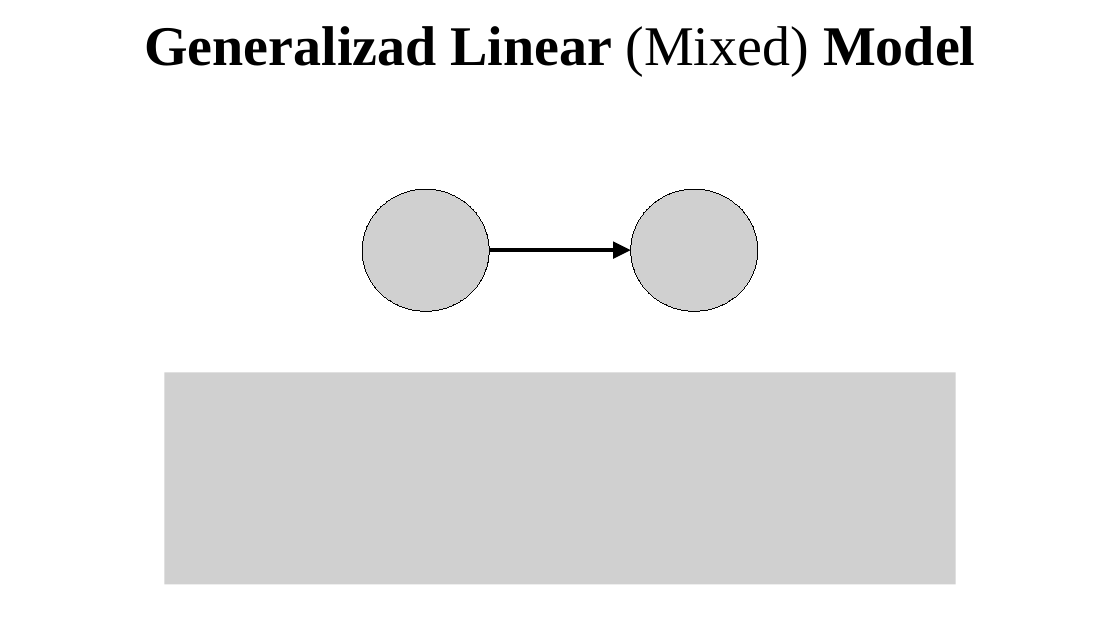
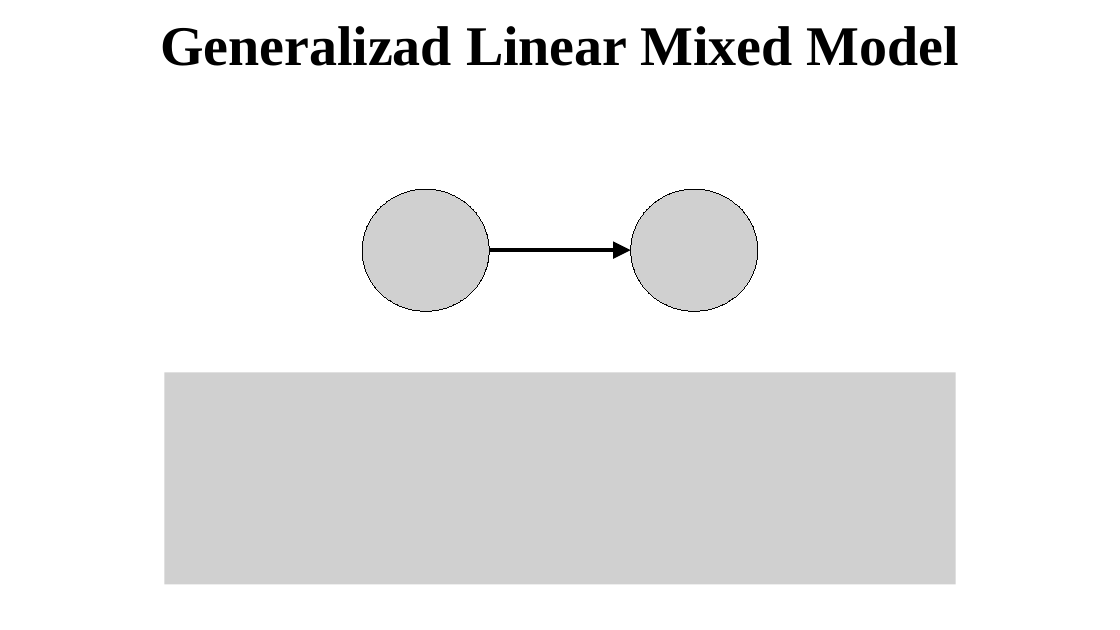
Before and after one commit to santiagocdo/metodologia-y-bioestadisitca, a slide deck: slide 33 of INPRFM/glm.pptx (slide 35 before the commit). Drawn at 1120x630 pixels with LibreOffice and Linux fonts; fonts in the diff are those of the drawing; grey boxes stand for pictures. Boxes give left, top, right and bottom in pixels: in the first picture for what was removed or moved away, otherwise in the second. Text is boxed around its words. In the diff, an @@ line names an element or a change of style, - is before the commit and + after.

```diff
--- a/INPRFM/glm.pptx
+++ b/INPRFM/glm.pptx
@@ text at bbox=[160, 26, 959, 66]: text changed @@
-Generalizad Linear (Mixed) Model
+Generalizad Linear Mixed Model
```
Also in this commit, not shown: 1 other slide changed, 11 slides added, 2 slides removed, 10 other files.
